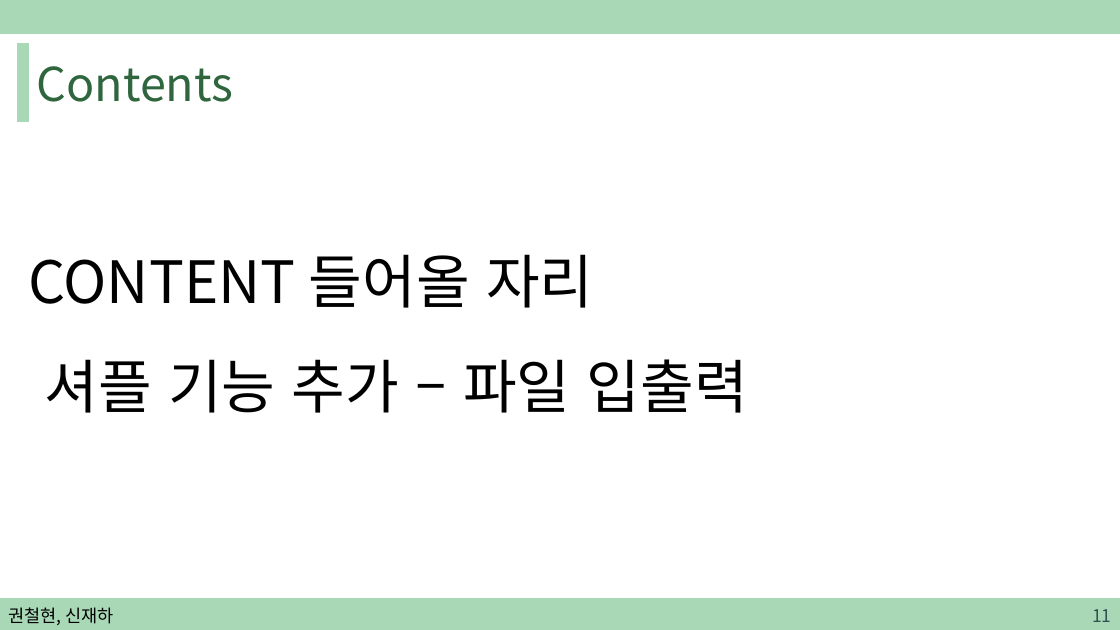
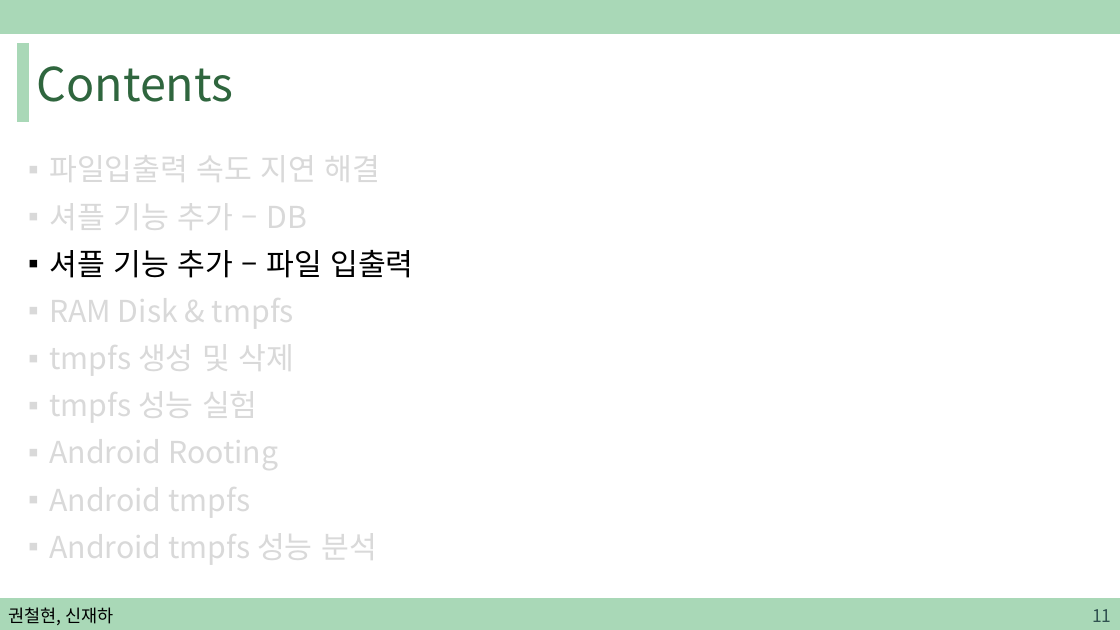
Before and after one commit to sjh4287/capston, a slide deck: slide 11 of 2022.02.18/권철현,신재하.pptx. Drawn at 1120x630 pixels with LibreOffice and Linux fonts; fonts in the diff are those of the drawing. Boxes give left, top, right and bottom in pixels: in the first picture for what was removed or moved away, otherwise in the second. Text is boxed around its words. In the diff, an @@ line names an element or a change of style, - is before the commit and + after.

```diff
--- a/2022.02.18/권철현,신재하.pptx
+++ b/2022.02.18/권철현,신재하.pptx
@@ text at <box>49,146,381,237</box>: text changed; size 50 to 25.9 pt; text colour #000000 to #D9D9D9 @@
-CONTENT 들어올 자리
+▪ 파일입출력 속도 지연 해결
+▪ 셔플 기능 추가 – DB
@@ text at <box>49,250,413,278</box>: size 50 to 25.9 pt in "셔플 기능 추가 – 파일 입출력"; bullet none to ▪; line spacing 1.5 to 1.3 @@
@@ text at <box>49,287,377,567</box>: paragraphs added @@
+▪ RAM Disk & tmpfs
+▪ tmpfs 생성 및 삭제
+▪ tmpfs 성능 실험
+▪ Android Rooting
+▪ Android tmpfs
+▪ Android tmpfs 성능 분석
```
Also in this commit, not shown: 10 other slides changed, 5 slides added.
